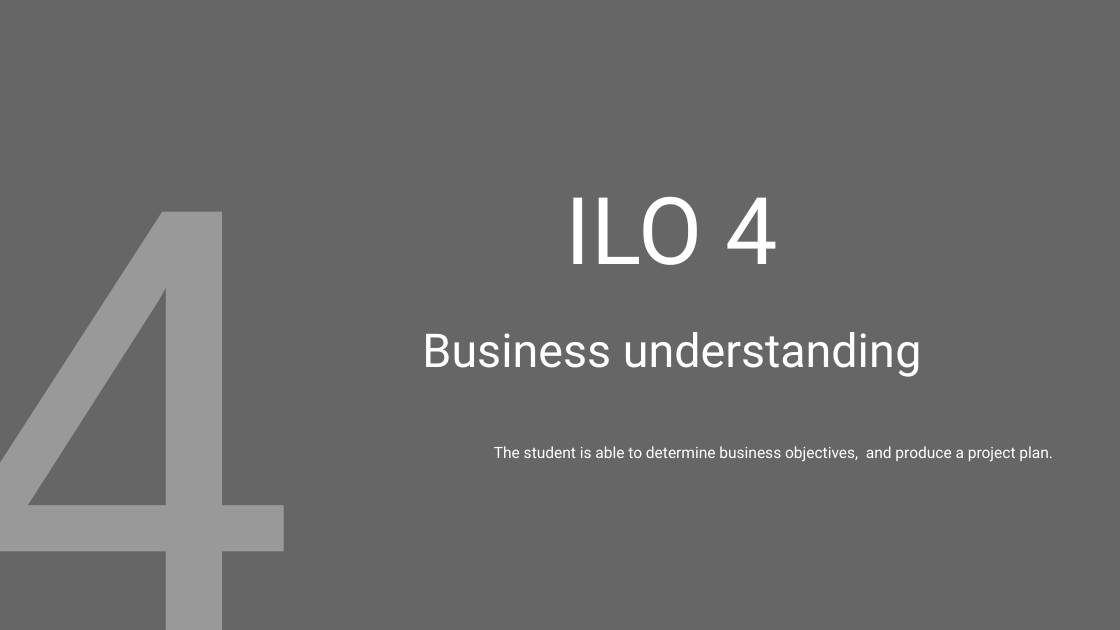
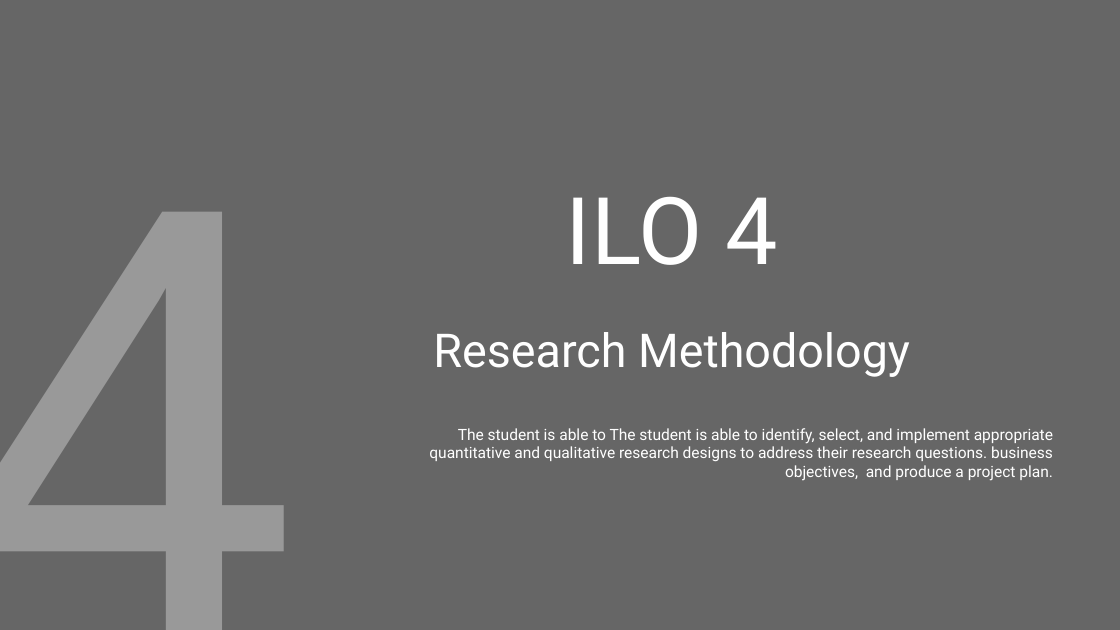
Before and after one commit to PsDragon/ADSAI_FOR_SECOND_YEARS, a slide deck: slide 30 of docs/Year2/BlockA/MS Teams Assignment Template/2022-23-ADS_AI Learning Log Y2A.pptx (slide 33 before the commit). Drawn at 1120x630 pixels with LibreOffice and Linux fonts; fonts in the diff are those of the drawing. Boxes give left, top, right and bottom in pixels: in the first picture for what was removed or moved away, otherwise in the second. Text is boxed around its words. In the diff, an @@ line names an element or a change of style, - is before the commit and + after.

```diff
--- a/docs/Year2/BlockA/MS Teams Assignment Template/2022-23-ADS_AI Learning Log Y2A.pptx
+++ b/docs/Year2/BlockA/MS Teams Assignment Template/2022-23-ADS_AI Learning Log Y2A.pptx
@@ subtitle at box(433, 332, 910, 377): text changed @@
-Business understanding
+Research Methodology
@@ subtitle at box(429, 428, 1053, 481): text changed @@
-The student is able to determine business objectives, and produce a project plan.
+The student is able to The student is able to identify, select, and implement appropriate quantitative and qualitative research designs to address their research questions. business objectives, and produce a project plan.
```
Also in this commit, not shown: 12 other slides changed, 4 slides removed, 1 other file.
